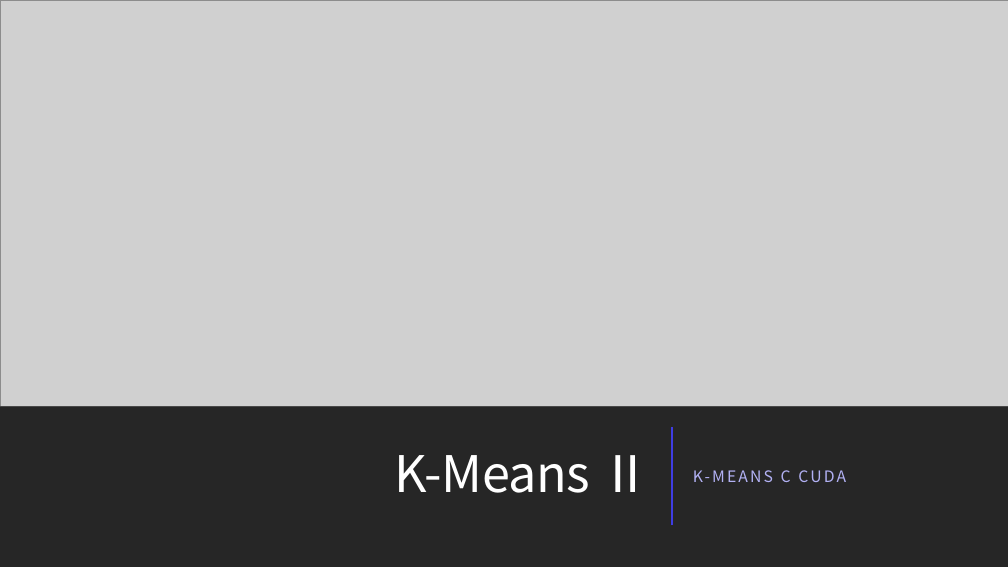
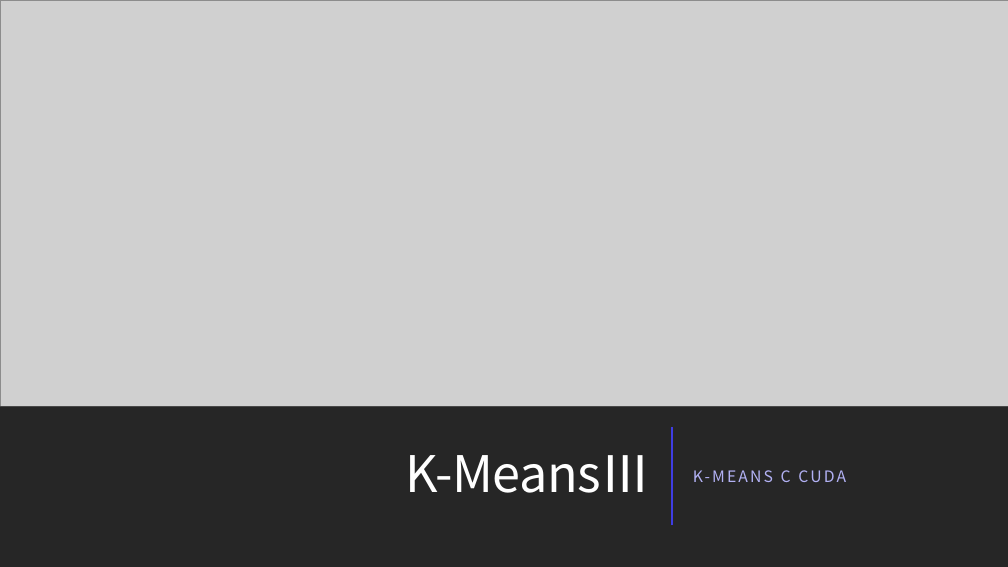
Before and after one commit to AncientEncoder/kafedera, a slide deck: slide 1 of class04/K-Means Ⅱ.pptx. Drawn at 1008x567 pixels with LibreOffice and Linux fonts; fonts in the diff are those of the drawing; grey boxes stand for pictures. Boxes give left, top, right and bottom in pixels: in the first picture for what was removed or moved away, otherwise in the second. Text is boxed around its words. In the diff, an @@ line names an element or a change of style, - is before the commit and + after.

```diff
--- a/class04/K-Means Ⅱ.pptx
+++ b/class04/K-Means Ⅱ.pptx
@@ title at <box>405,455,651,493</box>: text changed @@
-K-Means Ⅱ
+K-MeansⅢ
```
Also in this commit, not shown: 1 other slide changed, 3 other files.
